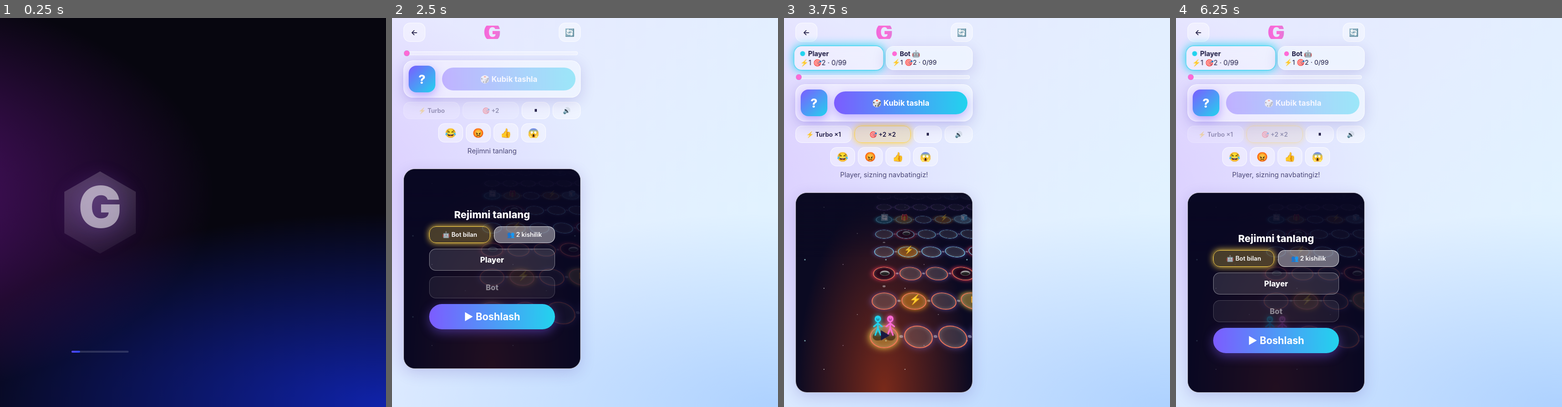
Above: before the commit, frames 1-4 (left to right).
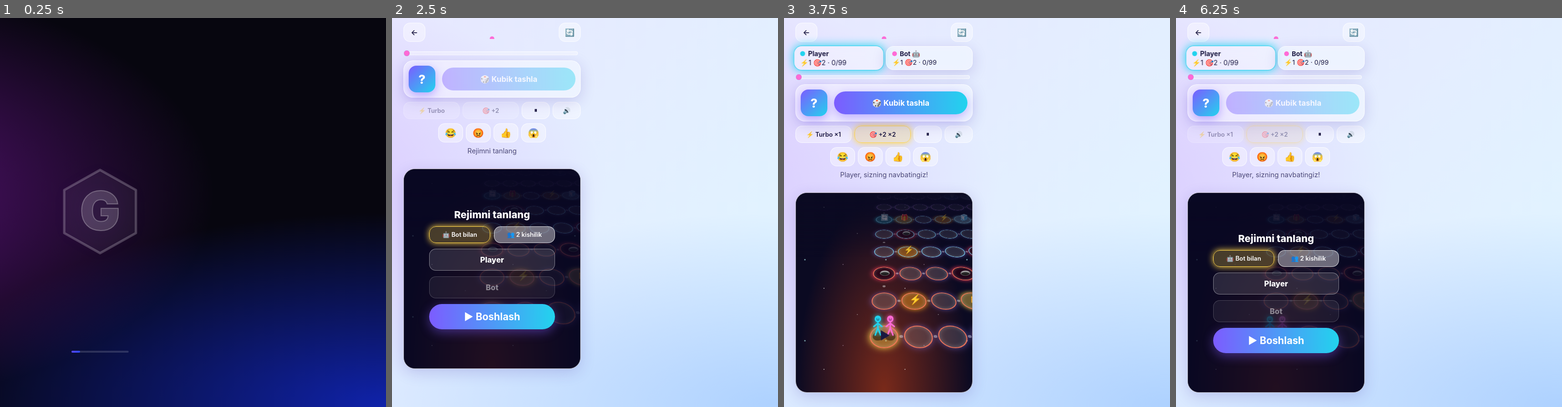
Above: after the commit, the same moments.

Repository: u00950803-lab/Game
Game: browser game, page index.html
Same seed, same stepped clock (60 frames per second), same inputs: the game is played once before the commit and once after it.
Inputs:
- Up to frame 1 (0.25 s): no input
- Up to frame 2 (2.5 s): click "Game" at 2.47 s
- Up to frame 3 (3.75 s): click "😂" at 3.07 s; click "▶ Boshlash" at 3.27 s; click "🎯 +2 ×2" at 3.67 s
- Up to frame 4 (6.25 s): click "←" at 4.27 s; click "Profil" at 4.87 s; click "Bosh" at 5.47 s; click "🎲 Kosmik yo‘l Kubik tashla, q…" at 6.07 s

The runs differ from the first frame. In frame 1, 2.2% of the frame differs, in the area x 16-36%, y 38-61%; in frame 2, less than 0.1%; in frame 3, less than 0.1%; in frame 4, less than 0.1%.

Commit message:
Add files via upload

Diff:
--- a/index.html
+++ b/index.html
@@ -3,7 +3,7 @@
 <head>
 <meta charset="UTF-8">
 <meta name="viewport" content="width=device-width, initial-scale=1, viewport-fit=cover">
-<title>G</title>
+<title>.</title>
 <style>
 :root{
   --bg1:#e9e4ff;--bg2:#dff6ff;--text:#1b1840;--muted:#4d4a78;
@@ -124,7 +124,7 @@
 :root[data-theme="dark"]{--gl:rgba(170,30,220,.5);--gr:rgba(20,50,255,.55);--bg1:#08070f;--bg2:#0a0a1c}
 #splash{position:fixed;inset:0;z-index:100;display:grid;place-items:center;background:radial-gradient(70% 55% at 0% 45%,rgba(170,30,220,.55),transparent),radial-gradient(80% 50% at 100% 100%,rgba(20,50,255,.65),transparent),#07060f;transition:opacity .6s,visibility .6s}
 #splash.off{opacity:0;visibility:hidden}
-.hexw{filter:drop-shadow(0 0 22px rgba(160,90,255,.55));animation:pulse 1.6s ease-in-out infinite alternate}
+.hexw{filter:drop-shadow(0 0 18px rgba(160,90,255,.25));animation:pulse 1.6s ease-in-out infinite alternate}
 .hex{width:150px;height:172px;clip-path:polygon(50% 0,100% 25%,100% 75%,50% 100%,0 75%,0 25%);background:linear-gradient(160deg,rgba(255,255,255,.2),rgba(255,255,255,.04));display:grid;place-items:center}
 .hex span{font-size:7.5rem;font-weight:900;line-height:.5;color:rgba(255,255,255,.55);padding-bottom:.18em}
 .sbar{position:absolute;bottom:14%;width:120px;height:4px;border-radius:4px;background:rgba(255,255,255,.15);overflow:hidden}
@@ -135,7 +135,7 @@
 </style>
 </head>
 <body>
-<div id="splash"><div class="hexw"><div class="hex"><span>G</span></div></div><div class="sbar"><i></i></div></div>
+<div id="splash"><div class="hexw"><svg width="170" height="190" viewBox="0 0 170 190"><polygon points="85,8 160,50 160,140 85,182 10,140 10,50" fill="rgba(255,255,255,.05)" stroke="rgba(255,255,255,.22)" stroke-width="5" stroke-linejoin="round"/><text x="85" y="134" text-anchor="middle" font-family="Inter,Segoe UI,system-ui,sans-serif" font-size="112" font-weight="900" fill="rgba(255,255,255,.16)" stroke="rgba(255,255,255,.28)" stroke-width="2">G</text></svg></div><div class="sbar"><i></i></div></div>
 <div class="app" id="menu">
   <div id="mhome">
     <div class="mhead"><div><small>XAYRLI KUN</small><h2>Salom, <span id="hn">Player</span></h2></div><div class="avatar">🕹️</div></div>
@@ -150,7 +150,7 @@
   <nav class="bnav glass"><button class="nv on" id="nh"><svg viewBox="0 0 24 24"><path d="M3 11l9-8 9 8"/><path d="M5 1 …(460 unchanged characters)…
 </div>
 <div class="app" id="game" hidden>
-  <div class="top"><button class="tb" id="bk">←</button><h1>G</h1><button class="tb" id="rs">🔄</button></div>
+  <div class="top"><button class="tb" id="bk">←</button><h1>.</h1><button class="tb" id="rs">🔄</button></div>
   <div class="players" id="pls"></div>
   <div class="mm"><i id="m0"></i><i id="m1"></i></div>
   <div class="ctrl glass"><div id="dice">?</div><button class="btn" id="go" disabled>🎲 Kubik tashla</button></div>
